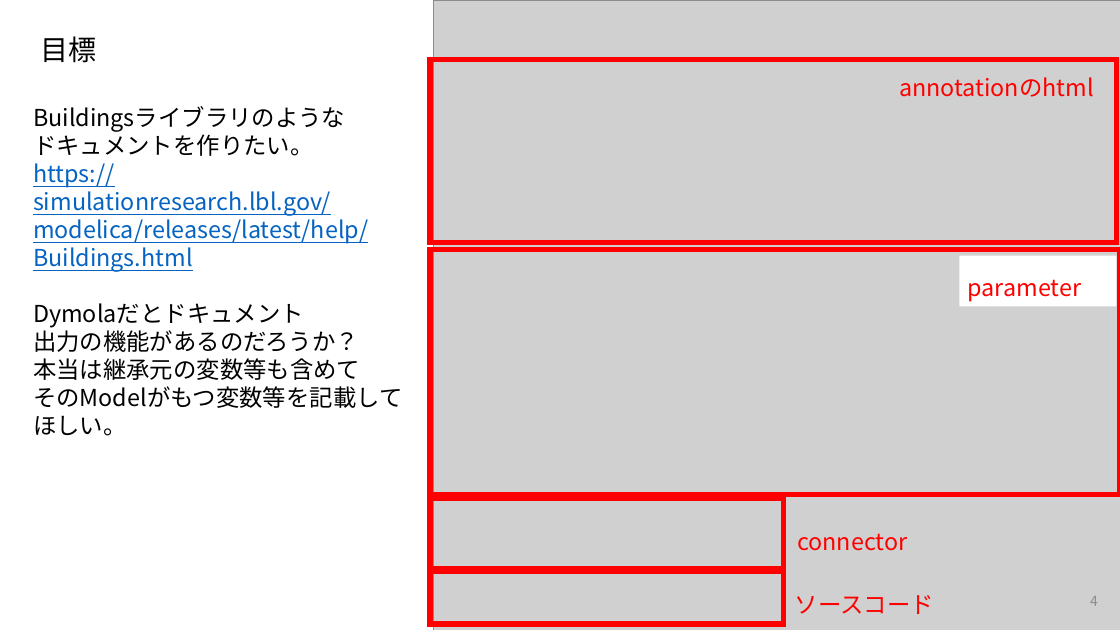
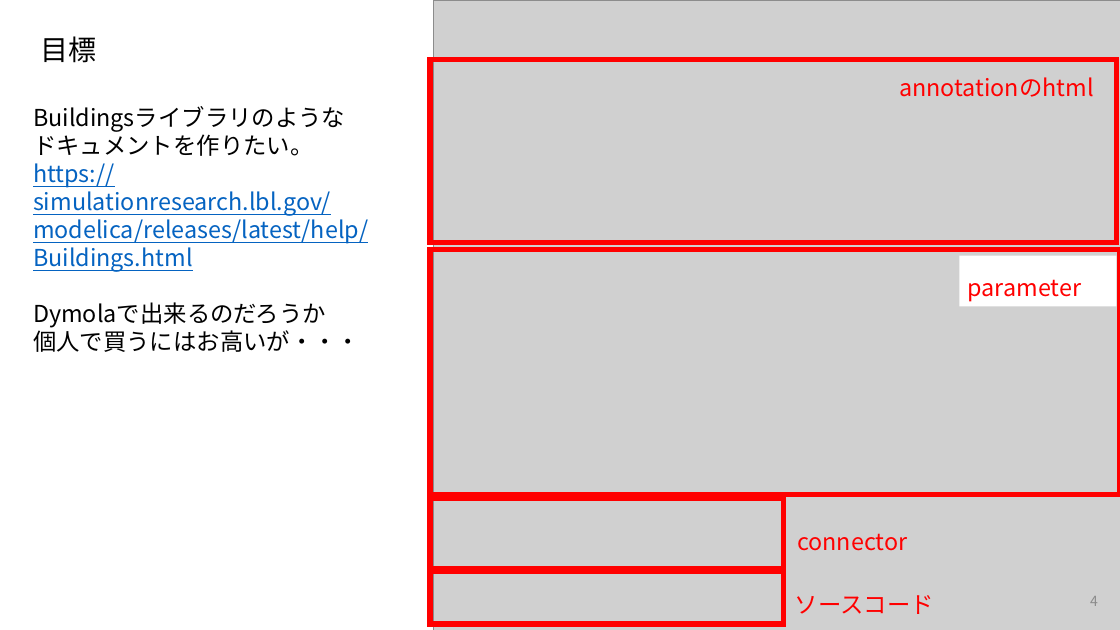
Before and after one commit to kinonotofu/tofulog, a slide deck: slide 4 of document/20190525_GenerateDoc.pptx. Drawn at 1120x630 pixels with LibreOffice and Linux fonts; fonts in the diff are those of the drawing; grey boxes stand for pictures. Boxes give left, top, right and bottom in pixels: in the first picture for what was removed or moved away, otherwise in the second. Text is boxed around its words. In the diff, an @@ line names an element or a change of style, - is before the commit and + after.

Commit message:
revise file

```diff
--- a/document/20190525_GenerateDoc.pptx
+++ b/document/20190525_GenerateDoc.pptx
@@ text at (33,302,360,352): text changed @@
-Dymolaだとドキュメント
-出力の機能があるのだろうか？
-本当は継承元の変数等も含めて
-そのModelがもつ変数等を記載してほしい。
+Dymolaで出来るのだろうか
+個人で買うにはお高いが・・・
```
Also in this commit, not shown: 1 slide added.
